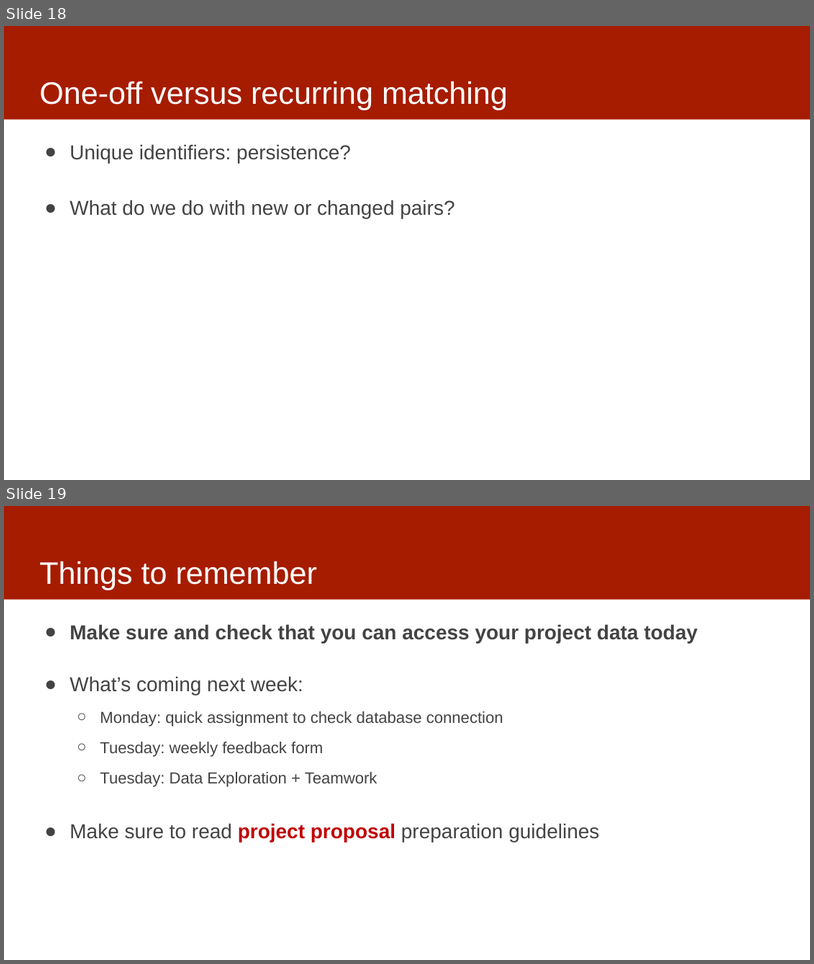
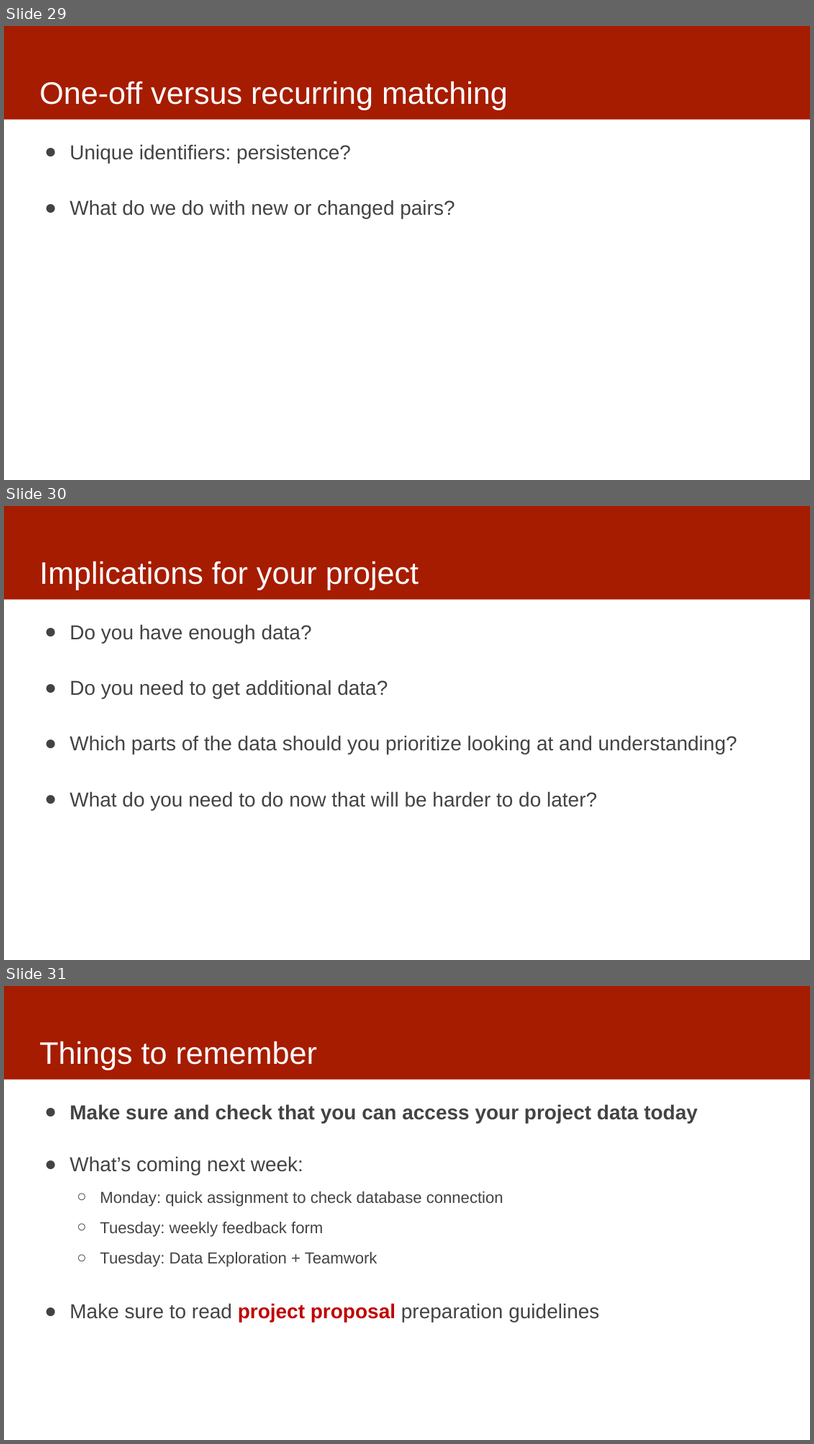
Before and after one commit to dssg/mlforpublicpolicylab, a slide deck: Lectures/04-data.pptx. Shown one above the other, each under a label of ours: slides 18 and 19 before the commit, slides 29, 30 and 31 after it. The pictures are 814x964 and 814x1444 pixels, drawn with LibreOffice and Linux fonts; fonts in the diff are those of the drawing. Boxes give left, top, right and bottom in pixels: in the first picture for what was removed or moved away, otherwise in the second. Text is boxed around its words. In the diff, an @@ line names an element or a change of style, - is before the commit and + after.

```diff
--- a/Lectures/04-data.pptx
+++ b/Lectures/04-data.pptx
@@ slide 30 added at <box>4,506,810,960</box>, background #FFFFFF; not listed: 1 template element that a slide beside it also shows @@
@@ title added at <box>39,561,419,590</box>, 37 pt, text #FFFFFF @@
+Implications for your project
@@ text added at <box>70,624,738,810</box>, 24 pt, text #434343 @@
+● Do you have enough data?
+● Do you need to get additional data?
+● Which parts of the data should you prioritize looking at and understanding?
+● What do you need to do now that will be harder to do later?
@@ what was slide 18 is now slide 29 @@
@@ what was slide 19 is now slide 31 @@
```
Also in this commit, not shown: 2 slides changed, 11 other slides added.
